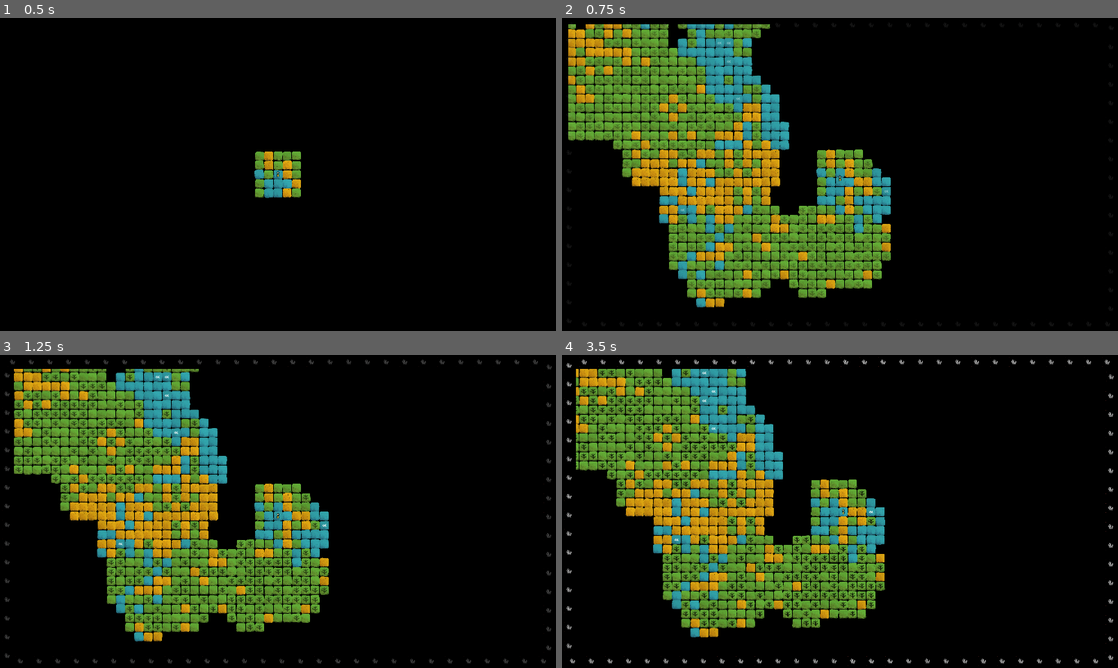
Above: before the commit, frames 1-4 (two rows, left to right).
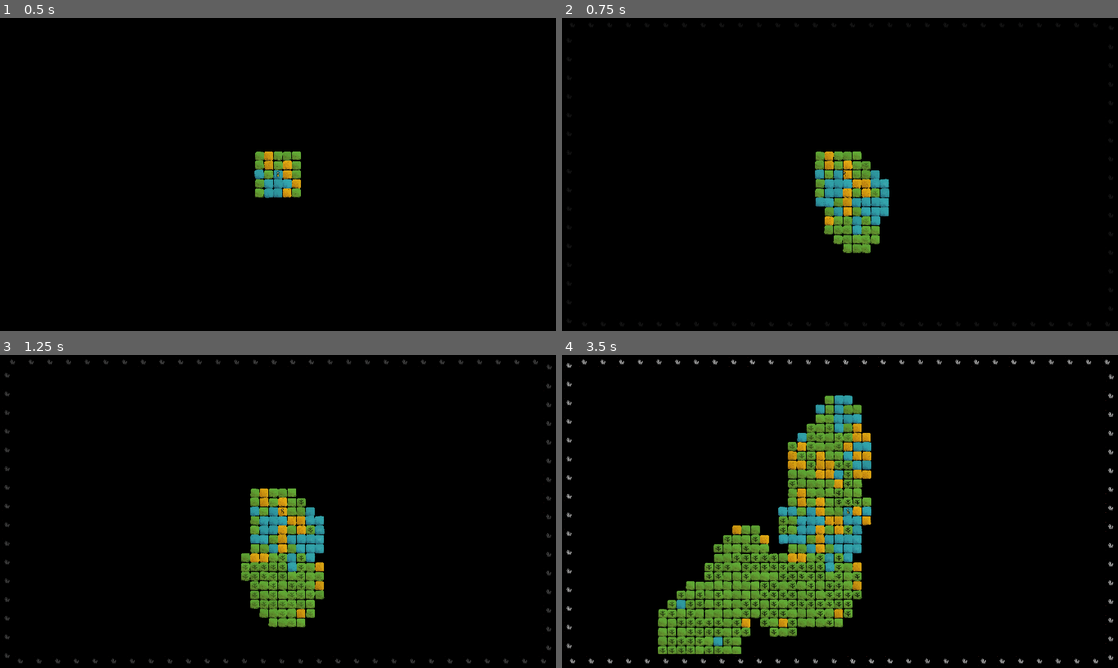
Above: after the commit, the same moments.

Repository: arrayewhy/Worlds
Game: Godot game, scene res://Scenes/Main.tscn
The game is run twice, just before and just after one commit, with the same random seed, the same clock (stepped at 60 frames per second) and the same inputs.
Inputs (mouse positions are in pixels of both pictures, inside the frame that each line leads up to):
- Up to frame 1 (0.5 s): no input
- Up to frame 2 (0.75 s): tap Enter (Enter) at 0.5 s; move the mouse to (962, 158) at 0.52 s; hold D (Right) from 0.53 s (still down); hold 1 (One) from 0.53 s (still down); click (962, 158) at 0.67 s
- Up to frame 3 (1.25 s): keep holding D (Right); keep holding 1 (One)
- Up to frame 4 (3.5 s): release D (Right) at 1.25 s; release 1 (One) at 1.25 s; drag from (728, 527) to (812, 574) at 1.27 s; move the mouse to (895, 442) at 2.02 s; hold D (Right) 2.03-2.75 s; hold 1 (One) 2.03-2.75 s; drag from (812, 574) to (673, 464) at 2.77 s

Frame 1 is identical in both runs. In frame 2, 28% of the frame differs, in the area x 1-60%, y 2-93%; in frame 3, 27%; in frame 4, 30%, in the area x 2-59%, y 4-96%.

Commit message:
Modify [Random Walkaround to work without Player Movement]

Diff:
--- a/worlds/Scripts/Player.gd
+++ b/worlds/Scripts/Player.gd
@@ -29,7 +29,7 @@
 
 	if event.is_action_pressed("One"):
 		hover.set_process(false);
-		MovePlayer_And_SpawnBiomes_Repeated(inputDir, 5000);
+		RandomReveal(inputDir, 5000);
 		return;
 
 	# Normal Player Move and Biome Spawn
@@ -89,13 +89,28 @@
 
 # Functions: Debug ----------------------------------------------------------------------------------------------------
 
-func MovePlayer_And_SpawnBiomes_Repeated(inputDir:Vector2i, repetitions:int = 1000) -> void:
+func RandomReveal(inputDir:Vector2i, repetitions:int = 1000) -> void:
+
+	var gPos:Vector2i = currGridPos
 
 	for i in repetitions:
 
 		inputDir = Get_RandDirection();
 
-		MovePlayer_And_SpawnBiomes(inputDir);
+		#var prevGridPos = currGridPos;
+		# Update Current Grid Position
+		gPos += inputDir;
+		# Spawn Biomes around new position
+		World.SpawnBiomes_AroundPlayer(gPos, gPos);
+		#var targPos = position + Vector2(inputDir) * World.CellSize();
+		# Move Player
+		#mover.StartMove(targPos);
+		#position = targPos;
+		# Move Camera
+		#camMover.StartMove(targPos);
+
+		await get_tree().process_frame;
+		World.Advance_Time();
 
 	hover.set_process(true);
 	InGameDebugger.Say(World.DiscoveredBiomes().size());
Not shown, changed: worlds/Misc/Notes.txt
